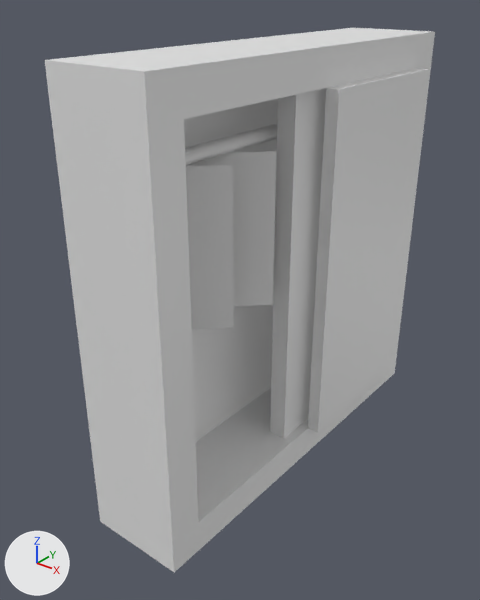
The glTF model Armario.glb: old version first, new version second.
Before and after are seen from a 50 mm lens placed at (2.56, -3.44, 3.27), pointed at (-0.11, -0.09, 1.2). The axes (+X, +Y, +Z) are drawn at lower left. The lights are the same throughout. The first picture is the older version. Where no turn or scale is listed for an object, it has been applied to the vertices. Vertices at exactly the same position are counted once.

In view in the first picture: 'Bar', 'Door', 'Pants', 'Uniform', 'Wardrobe-col'.
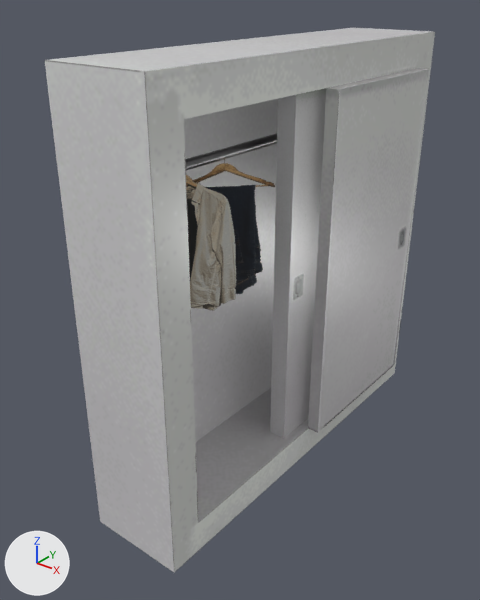
Where the newer file only moved an object's origin or applied its transform, the numbers keep the older frame.

Diff of the bpy script that builds the scene:
```diff
--- a/Armario.glb.py
+++ b/Armario.glb.py
@@ me_cylinder_001 @@
-me_cylinder_001.from_pydata(...)  # 32 vertices, 60 faces; spans x -0.05..0.05, y -1.42..1.42, z -0.05..0.05
+me_cylinder_001.from_pydata(...)  # 32 vertices, 60 faces; spans x -0.03..0.03, y -1.46..1.46, z -0.03..0.03
+# edits to the shape of me_cylinder_001 do not show in these pictures
+me_cylinder_001.materials.append(mat_material_008)  # grey #818181
@@ me_cube_003 @@
 me_cube_003.from_pydata(...)  # 8 vertices, 12 faces; spans x -0.06..0.06, y -0.6..0.6, z -1.29..1.29
+me_cube_003.materials.append(mat_material_010)  # picture img_wardrobedoortexture
@@ me_plane_003 @@
 # verts and faces of me_plane_003; kept vertices keep their numbers, new ones are numbered from 4
-me_plane_003.from_pydata(...)  # 4 vertices, 2 faces; spans x -0.221..0.221, y -0.221..0.221, z -0.52..0.52
+me_plane_003.from_pydata(...)  # 5 vertices, 3 faces; spans x -0.221..0.221, y -0.221..0.221, z -0.52..0.52
+# me_plane_003 part 1
+delete_vertices([0])  # with the faces that use them
+verts[1] = (-0.221, -0.221, 0.321)  # moved
+verts[4] = (0.221, 0.221, 0.321)  # pixel (275, 183)
+verts[5] = (0.0, 0.0, 0.52)
+faces += [(2, 4, 5), (1, 3, 5), (2, 5, 3)]
+me_plane_003.materials.append(mat_material_006)  # picture img_pantstexture_test
@@ me_plane_002 @@
 # verts and faces of me_plane_002; kept vertices keep their numbers, new ones are numbered from 4
-me_plane_002.from_pydata(...)  # 4 vertices, 2 faces; spans x -0.221..0.221, y -0.221..0.221, z -0.52..0.52
+me_plane_002.from_pydata(...)  # 5 vertices, 3 faces; spans x -0.221..0.221, y -0.221..0.221, z -0.52..0.52
+# me_plane_002 part 2
+delete_vertices([0])  # with the faces that use them
+verts[1] = (-0.221, -0.221, 0.321)  # moved
+verts[4] = (0.221, 0.221, 0.321)
+verts[5] = (0.0, 0.0, 0.52)
+faces += [(2, 4, 5), (1, 3, 5), (2, 5, 3)]
+me_plane_002.materials.append(mat_material_007)  # picture img_uniformtexture_test
@@ me_cube_040 @@
 me_cube_040.from_pydata(...)  # 30 vertices, 56 faces; spans x -0.35..0.44, y -1.5..1.5, z -1.5..1.5
+# me_cube_040 part 3: texture (UV) coordinates of 56 of 56 faces, centred in x -0.35..0.44, y -1.5..1.5, z -1.5..1.5, changed; they spanned u 0.12..0.88, v 0.0..1.0 and now span u 0.0..0.99, v 0.0..1.0
+me_cube_040.materials.append(mat_material_009)  # picture img_wardrobetexture
@@ ob_bar @@
 ob_bar = bpy.data.objects.new('Bar', me_cylinder_001)
-ob_bar.location = (0.0, 0.176, 2.364)
+ob_bar.location = (0.0, 0.176, 2.317)
@@ ob_uniform @@
 ob_uniform = bpy.data.objects.new('Uniform', me_plane_002)
-ob_uniform.location = (-0.015, -0.781, 1.797)
+ob_uniform.location = (0.026, -0.781, 1.83)
```

Location of each change, [x1, y1, x2, y2] in pixels of the pictures (480 x 600 px):
'Wardrobe-col', recoloured, surface changed
    both: [45, 28, 435, 572]
'Door', recoloured
    both: [270, 88, 326, 438]
'Uniform', reshaped, moved
    before: [186, 165, 234, 329]
    after: [186, 175, 237, 311]
'Pants', reshaped, recoloured (white to black)
    before: [186, 151, 276, 306]
    after: [186, 159, 275, 306]
'Bar', recoloured, moved
    before: [185, 124, 278, 165]
    after: [185, 133, 277, 170]
